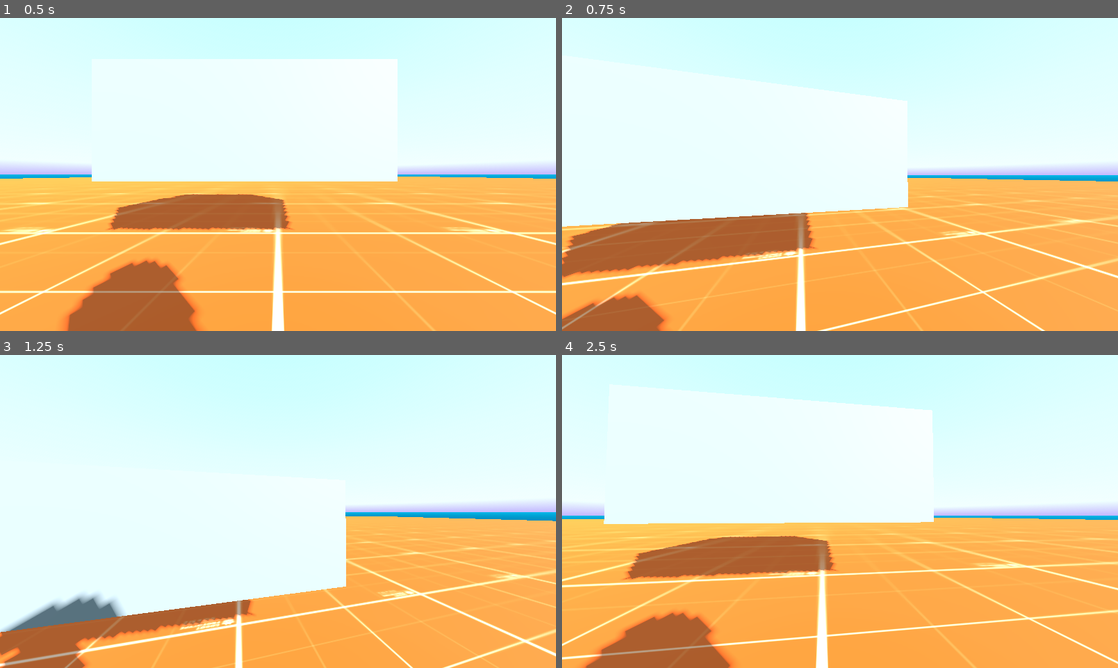
Above: before the commit, frames 1-4 (two rows, left to right).
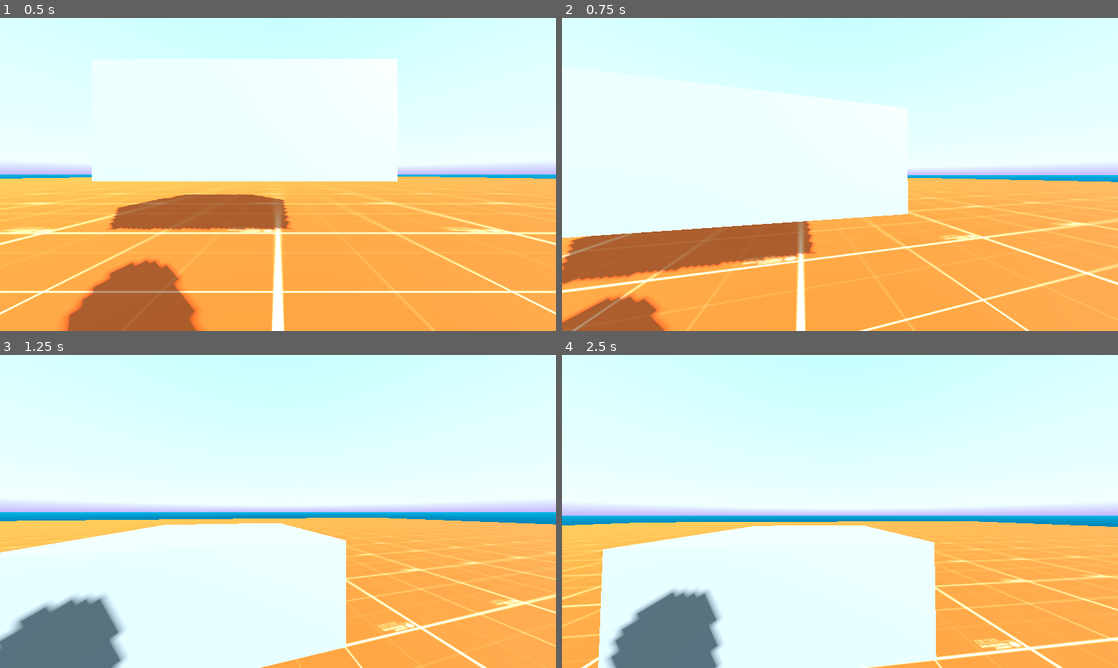
Above: after the commit, the same moments.

Repository: init-Sense/octant
Game: Godot game, scene res://scenes/octagon.tscn
Same seed, same stepped clock (60 frames per second), same inputs: the game is played once before the commit and once after it. A sky picture missing from this copy of the repository is replaced by a grey-blue gradient.
Inputs (mouse positions are in pixels of both pictures, inside the frame that each line leads up to):
- Up to frame 1 (0.5 s): no input
- Up to frame 2 (0.75 s): tap Enter at 0.5 s; move the mouse to (867, 174) at 0.52 s; hold Q (debug_crouch_up) from 0.53 s (still down); tap Space (jump) at 0.6 s
- Up to frame 3 (1.25 s): keep holding Q (debug_crouch_up); tap Space (jump) at 0.77, 1.07 s
- Up to frame 4 (2.5 s): keep holding Q (debug_crouch_up); move the mouse to (812, 511) at 1.27 s; tap Shift (sprint) at 1.35 s; tap Space (jump) at 1.52, 1.55, 1.82, 2.1 s; move the mouse to (851, 505) at 2.02 s

Frame 1 is identical in both runs. In frame 2, 8.1% of the frame differs, in the area x 0-100%, y 20-100%; in frame 3, 20%; in frame 4, 35%, in the area x 0-100%, y 11-100%.

Commit message:
refactor: small jump script improvement

Diff:
--- a/scripts/player/jump.gd
+++ b/scripts/player/jump.gd
@@ -4,7 +4,7 @@
 
 @onready var player: CharacterBody3D = $"../.."
 
-const JUMPING_SPEED: float = 8.0
+const JUMPING_SPEED: float = 10.0
 
 var has_jumped: bool = false
 var jump_velocity: Vector3
@@ -12,20 +12,20 @@
 
 #region LIFECYCLE
 func _physics_process(_delta: float) -> void:
-	if player.is_jumping():
-		jump()
+		handle_jump()
 #endregion
 
 
 #region JUMP
-func jump() -> void:
-	has_jumped = true
-	player.velocity += Vector3(0.0, JUMPING_SPEED, 0.0)
-	player.move_and_slide()
+func handle_jump() -> void:
+	if player.is_jumping():
+		has_jumped = true
+		player.velocity += Vector3(0.0, JUMPING_SPEED, 0.0)
+		player.move_and_slide()
 
-	await get_tree().create_timer(0.1).timeout
+		await get_tree().create_timer(0.1).timeout
 
-	if has_jumped and player.is_on_floor():
-		has_jumped = false
-		player.set_action_grounded()
+		if has_jumped and player.is_on_floor():
+			has_jumped = false
+			player.set_action_grounded()
 #endregion
